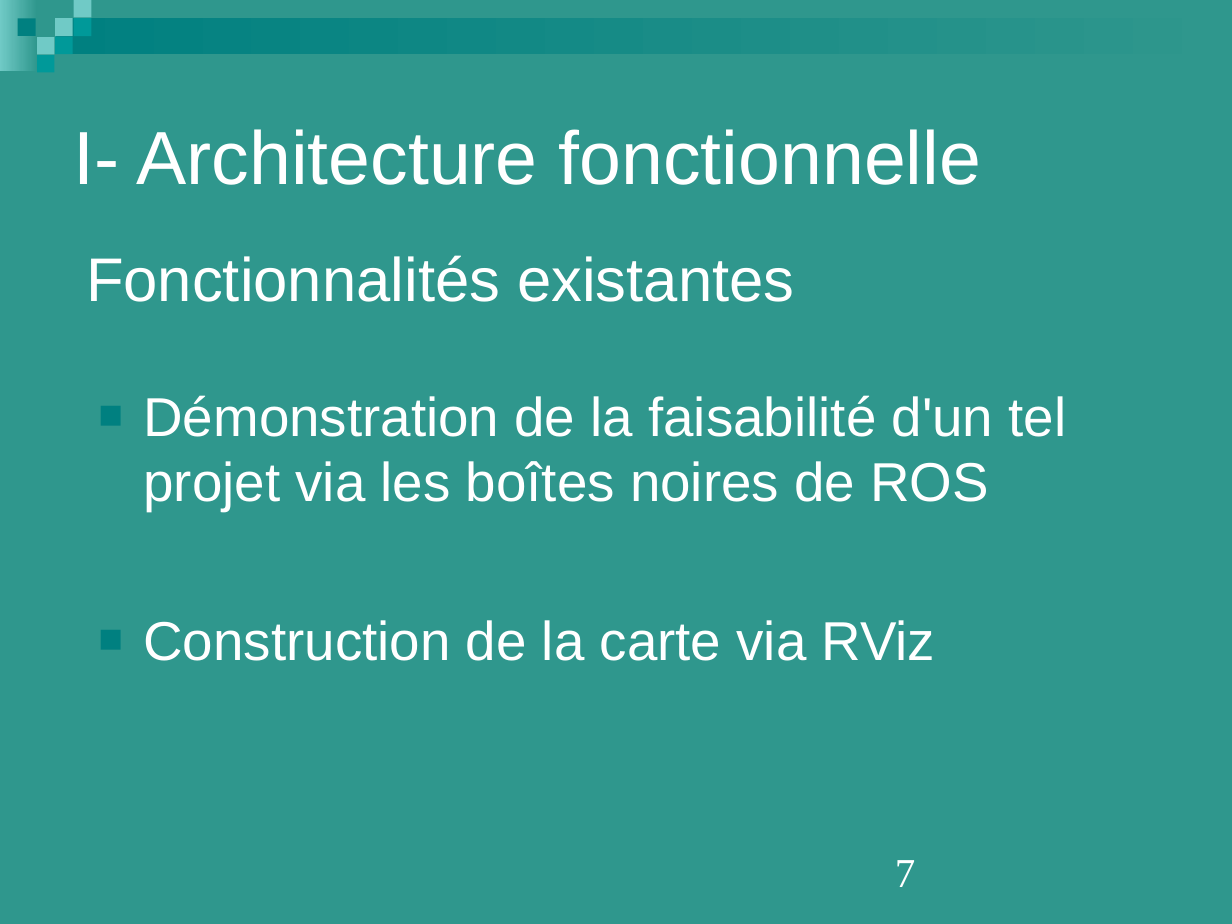
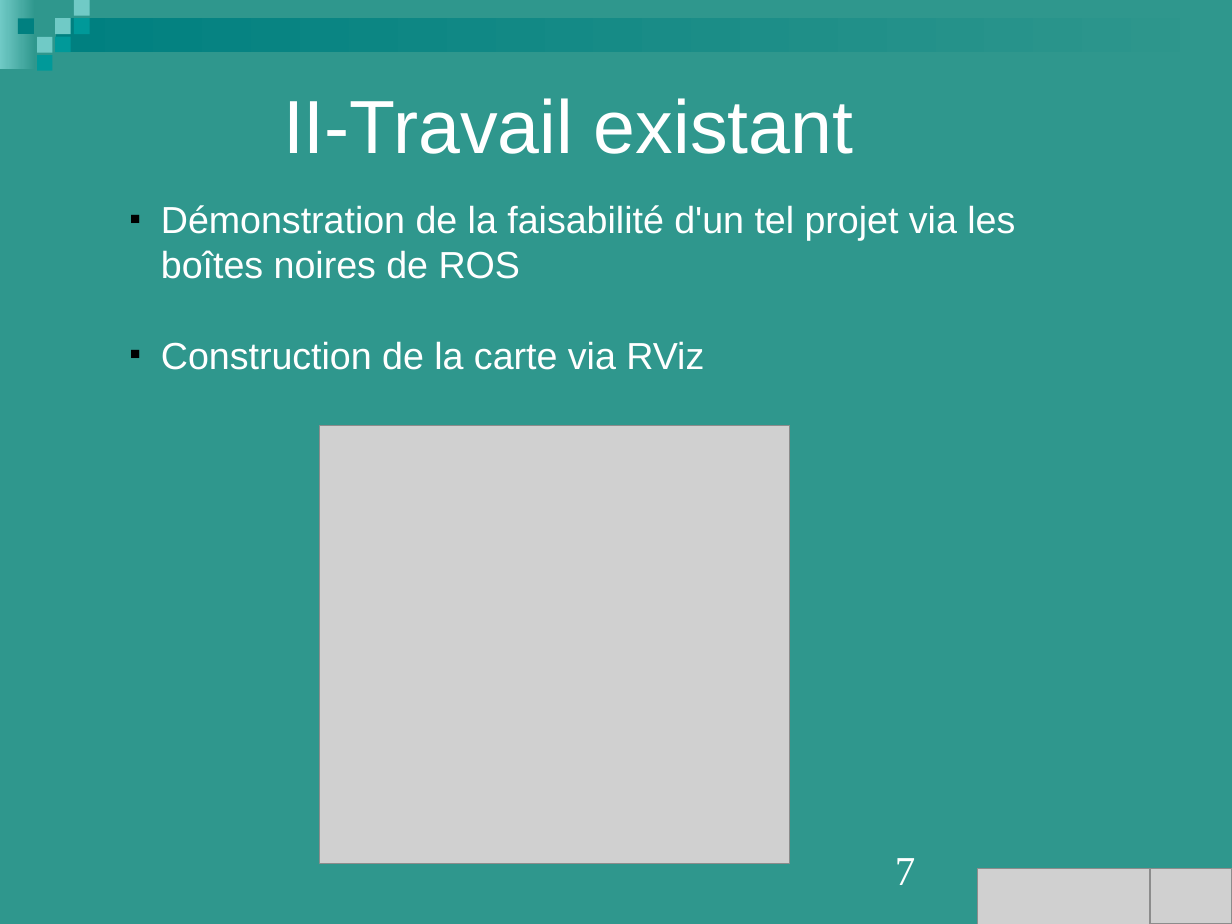
Before and after one commit to Projet-M2-TurtleBot-UPS/TurtleBot-doc, a slide deck: slide 7 of Livrables_2017-2018/Présentation.ppt. Drawn at 1232x924 pixels with LibreOffice and Linux fonts; fonts in the diff are those of the drawing; grey boxes stand for pictures. Boxes give left, top, right and bottom in pixels: in the first picture for what was removed or moved away, otherwise in the second. Text is boxed around its words. In the diff, an @@ line names an element or a change of style, - is before the commit and + after.

```diff
--- a/Livrables_2017-2018/Présentation.ppt
+++ b/Livrables_2017-2018/Présentation.ppt
@@ text added at <box>283,98,853,154</box>, 44 pt, text #FFFFFF @@
+II-Travail existant
@@ title removed at <box>74,129,981,185</box> @@
-I- Architecture fonctionnelle
@@ text "Démonstration de la faisabilité d'un ...": place and size @@
-text "Démonstration de la faisabilité d'un ..." at <box>143,395,1067,661</box>
+text "Démonstration de la faisabilité d'un ..." at <box>161,205,1015,370</box>
@@ text "Démonstration de la faisabilité d'un ..." at <box>161,205,1015,370</box>: size 32 to 22 pt; list level 1 to 3 in "Démonstration de la faisabilité d'un ..."; bullet colour #008080 to #000000; list level 1 to 3 in "Construction de la carte via ..." @@
@@ text removed at <box>86,255,794,302</box> @@
-Fonctionnalités existantes
@@ picture added at <box>320,425,790,864</box> @@
@@ picture added at <box>977,869,1149,924</box> @@
@@ picture added at <box>1149,869,1232,924</box> @@
```
Also in this commit, not shown: 5 other slides changed, 11 slides added, 9 slides removed, 1 other file.
